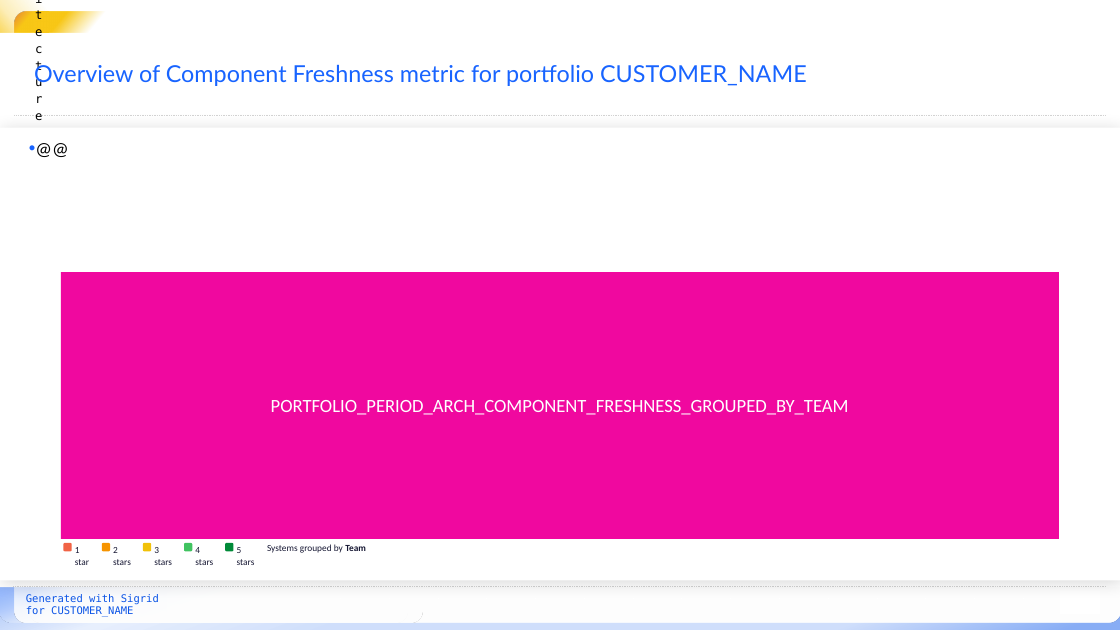
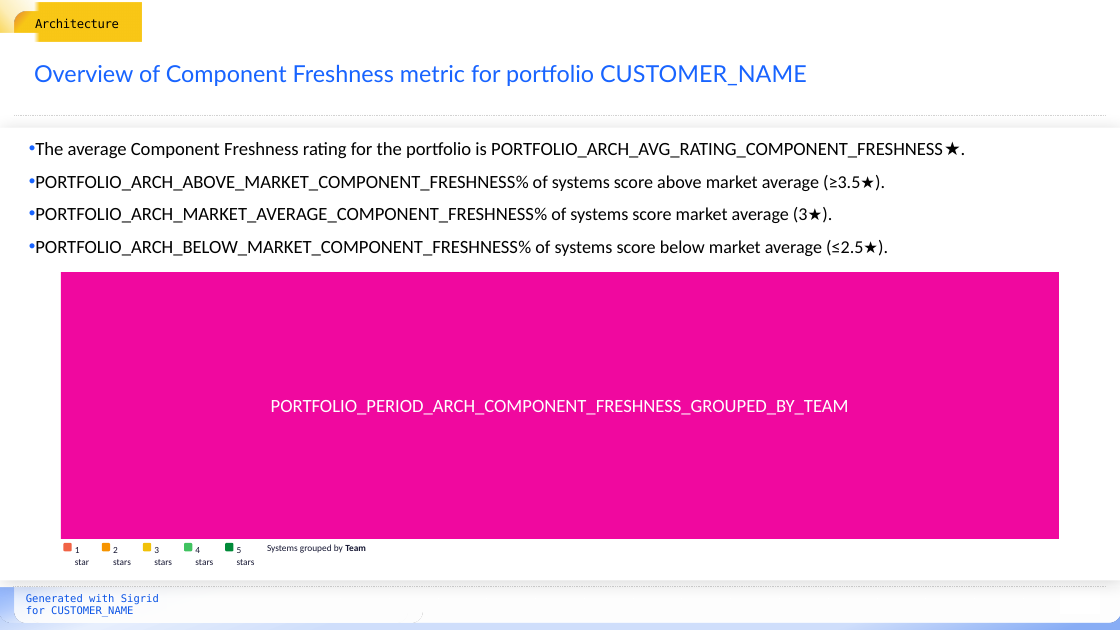
Before and after one commit to Software-Improvement-Group/sigrid-report-generator, a slide deck: slide 34 of src/report_generator/presets/templates/portfolio-metrics.pptx (slide 44 before the commit). Drawn at 1120x630 pixels with LibreOffice and Linux fonts; fonts in the diff are those of the drawing; background and template pictures are left out. Boxes give left, top, right and bottom in pixels: in the first picture for what was removed or moved away, otherwise in the second. Text is boxed around its words. In the diff, an @@ line names an element or a change of style, - is before the commit and + after.

Commit message:
Update portfolio metrics template

```diff
--- a/src/report_generator/presets/templates/portfolio-metrics.pptx
+++ b/src/report_generator/presets/templates/portfolio-metrics.pptx
@@ text "Architecture" rewrapped from [35,12,49,33] to [35,18,119,28] @@
@@ text at [35,142,943,256]: text changed @@
-• @@
+• The average Component Freshness rating for the portfolio is PORTFOLIO_ARCH_AVG_RATING_COMPONENT_FRESHNESS ★.
+• PORTFOLIO_ARCH_ABOVE_MARKET_COMPONENT_FRESHNESS% of systems score above market average (≥3.5★).
+• PORTFOLIO_ARCH_MARKET_AVERAGE_COMPONENT_FRESHNESS% of systems score market average (3★).
+• PORTFOLIO_ARCH_BELOW_MARKET_COMPONENT_FRESHNESS% of systems score below market average (≤2.5★).
```
Also in this commit, not shown: 39 other slides changed, 10 slides removed.
